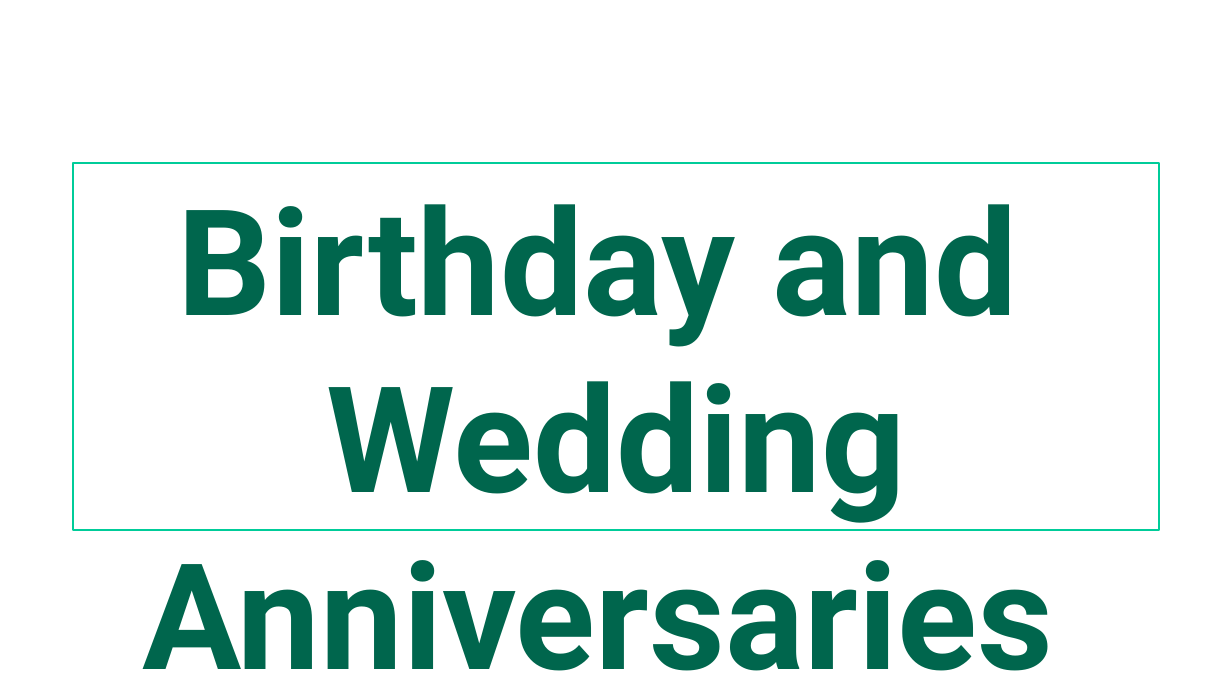
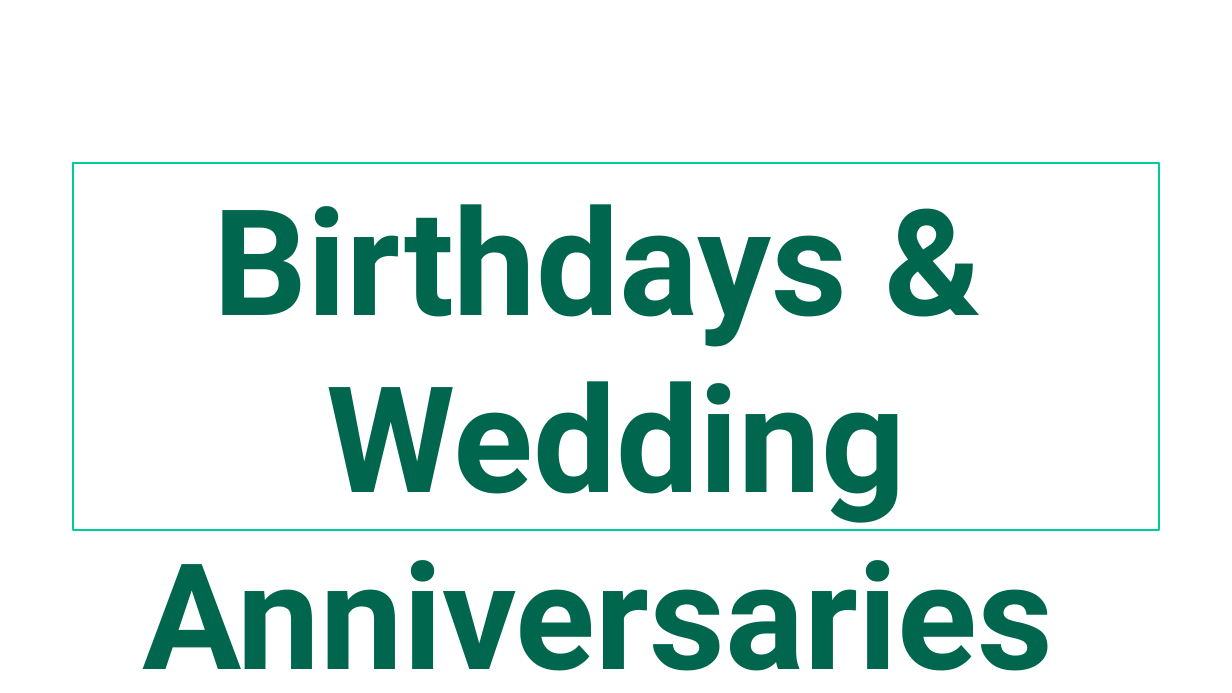
Before and after one commit to gijocode/Church_PPT_Utility, a slide deck: slide 46 of templates/english_service_template.pptx. Drawn at 1232x693 pixels with LibreOffice and Linux fonts; fonts in the diff are those of the drawing. Boxes give left, top, right and bottom in pixels: in the first picture for what was removed or moved away, otherwise in the second. Text is boxed around its words. In the diff, an @@ line names an element or a change of style, - is before the commit and + after.

```diff
--- a/templates/english_service_template.pptx
+++ b/templates/english_service_template.pptx
@@ text in rectangle at (x1=214, y1=204, x2=848, y2=347): text changed @@
-Birthday and
+Birthdays &
```
Also in this commit, not shown: 5 other slides changed, 1 slide added, 2 other files.
